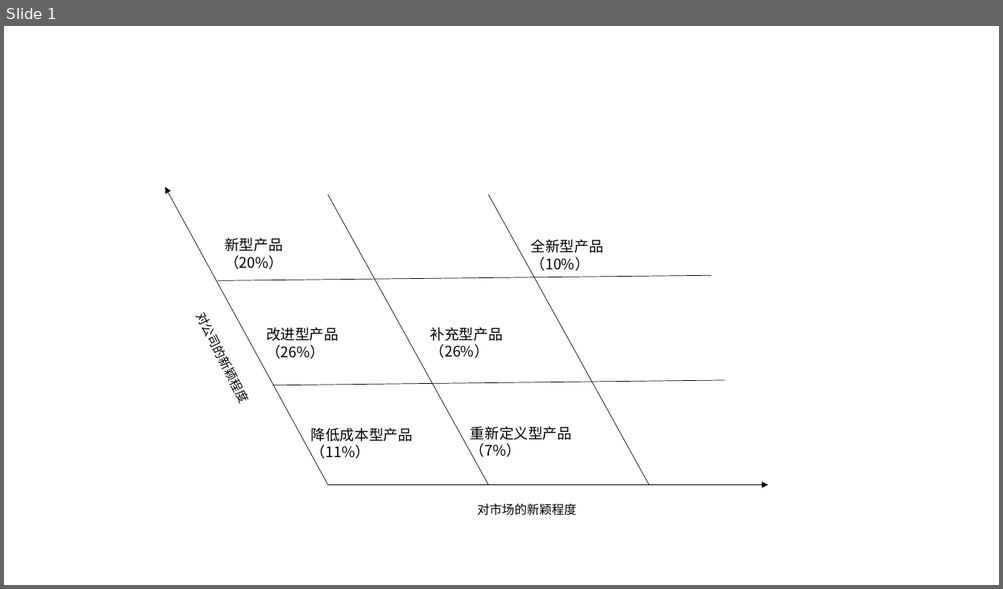
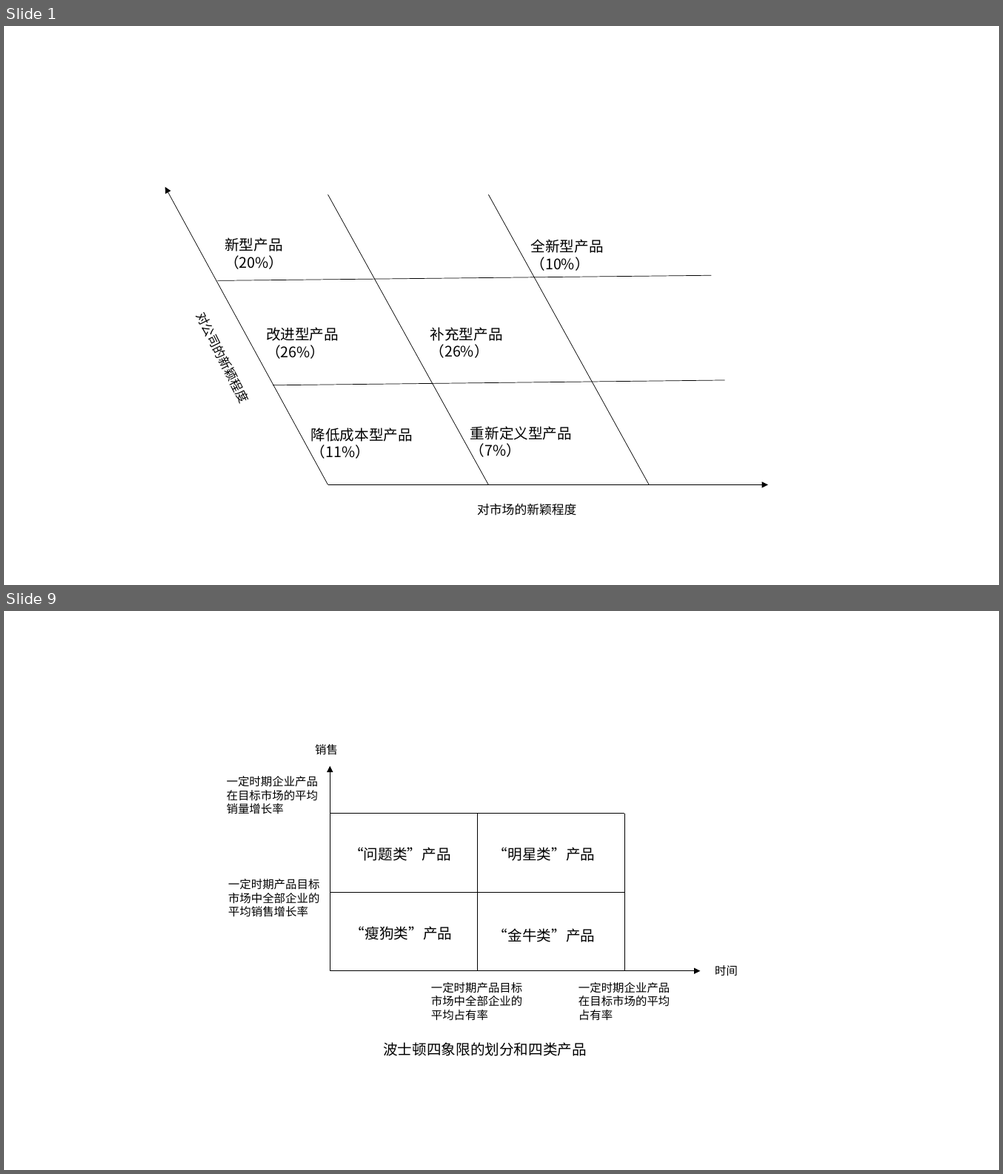
Before and after one commit to MarioYoung/lunwen, a slide deck: 图例集合.pptx. Shown one above the other, each under a label of ours: slide 1 before the commit, slides 1 and 9 after it; the slides between them are not shown. The pictures are 1003x589 and 1003x1174 pixels, drawn with LibreOffice and Linux fonts; fonts in the diff are those of the drawing. Boxes give left, top, right and bottom in pixels: in the first picture for what was removed or moved away, otherwise in the second. Text is boxed around its words. In the diff, an @@ line names an element or a change of style, - is before the commit and + after.

```diff
--- a/图例集合.pptx
+++ b/图例集合.pptx
@@ slide 9 added at [4,611,999,1170], background #FFFFFF @@
@@ text added at [315,744,338,755], 11 pt, text #000000 @@
+销售
@@ text added at [227,776,318,815], 11 pt, text #000000 @@
+一定时期企业产品
+在目标市场的平均
+销量增长率
@@ arrow added from (330, 971) to (330, 766), #000000 0.5 pt @@
@@ line added from (330, 814) to (625, 814), #000000 0.5 pt @@
@@ line added from (477, 971) to (477, 814), #000000 0.5 pt @@
@@ line added from (625, 971) to (625, 814), #000000 0.5 pt @@
@@ text added at [349,847,450,861], 14 pt, text #000000 @@
+“问题类”产品
@@ text added at [493,847,595,861], 14 pt, text #000000 @@
+“明星类”产品
@@ text added at [228,879,319,917], 11 pt, text #000000 @@
+一定时期产品目标
+市场中全部企业的
+平均销售增长率
@@ line added from (330, 892) to (625, 892), #000000 0.5 pt @@
@@ text added at [350,926,452,940], 14 pt, text #000000 @@
+“瘦狗类”产品
@@ text added at [493,928,595,943], 14 pt, text #000000 @@
+“金牛类”产品
@@ text added at [714,965,737,977], 11 pt, text #000000 @@
+时间
@@ arrow added from (330, 971) to (700, 971), #000000 0.5 pt @@
@@ text added at [431,982,522,1021], 11 pt, text #000000 @@
+一定时期产品目标
+市场中全部企业的
+平均占有率
@@ text added at [578,982,669,1021], 11 pt, text #000000 @@
+一定时期企业产品
+在目标市场的平均
+占有率
@@ text added at [383,1042,586,1056], 14 pt, text #000000 @@
+波士顿四象限的划分和四类产品
```
Also in this commit, not shown: 7 other slides added, 31 other files.
